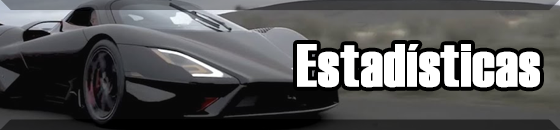
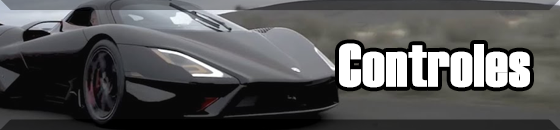
The second 560x130 image is a revision of the first. Changes to its layers:
renamed "Estadísticas" to "Controles", painted on it over [297, 43, 540, 88]
